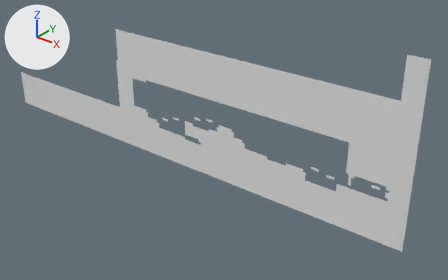
Renders of the OBJ model Assets/Tiled2Unity/Meshes/TutorialMap.obj from each side of a commit.
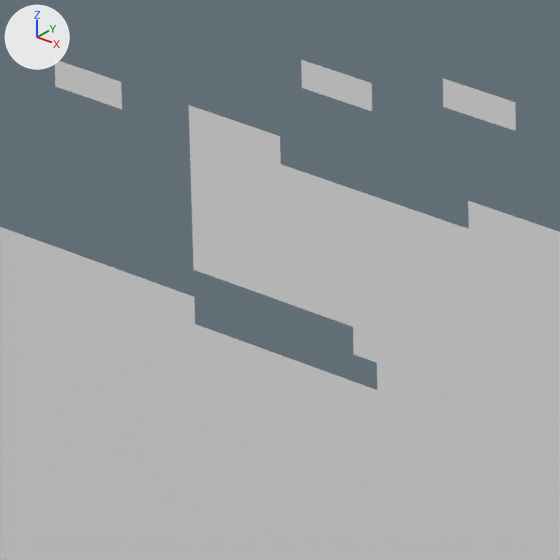
Each version is shown whole from a camera (50 mm lens) standing at (3669.0, -10390.0, 3472.0) and looking at (-4962.0, 400.0, -3217.0), then close up on the part from 38% to 48% of the width and 40% to 57% of the height. Lighting does not change. The marker at upper left points along +X, +Y and +Z. Where no turn or scale is listed for an object, it has been applied to the vertices.

The first close-up shows 'TutorialMap'.
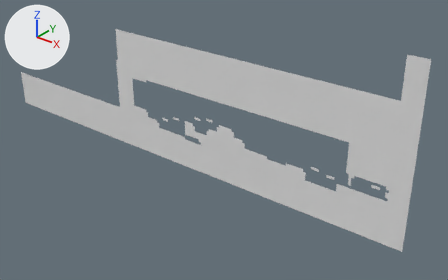
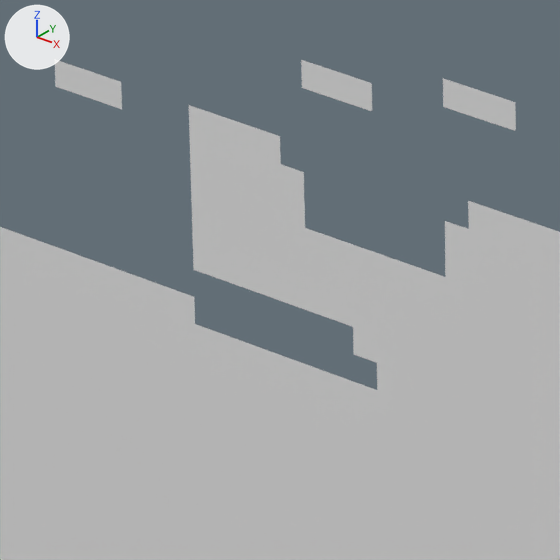
Changed parts and their boxes [x1, y1, x2, y2] in the close-ups (560 x 560 px):
part 1 of me_tutorialmap, deleted: before [304, 172, 445, 277]

The change, as a diff of the scene's bpy script:
```diff
--- a/Assets/Tiled2Unity/Meshes/TutorialMap.obj.py
+++ b/Assets/Tiled2Unity/Meshes/TutorialMap.obj.py
@@ me_tutorialmap @@
 # used by ob_tutorialmap; location = (0.0, 0.0, 0.0)
-me_tutorialmap.from_pydata(...)  # 6580 vertices, 6124 faces; spans x -12736.0..0.0, y 0.0, z -4096.0..0.0
+me_tutorialmap.from_pydata(...)  # 6570 vertices, 6112 faces; spans x -12736.0..0.0, y 0.0, z -4096.0..0.0
+# me_tutorialmap part 1
+# 10 vertices are removed from x -5504.0..-5248.0, y 0.0, z -2944.0..-2880.0
+# 12 faces are deleted
```
